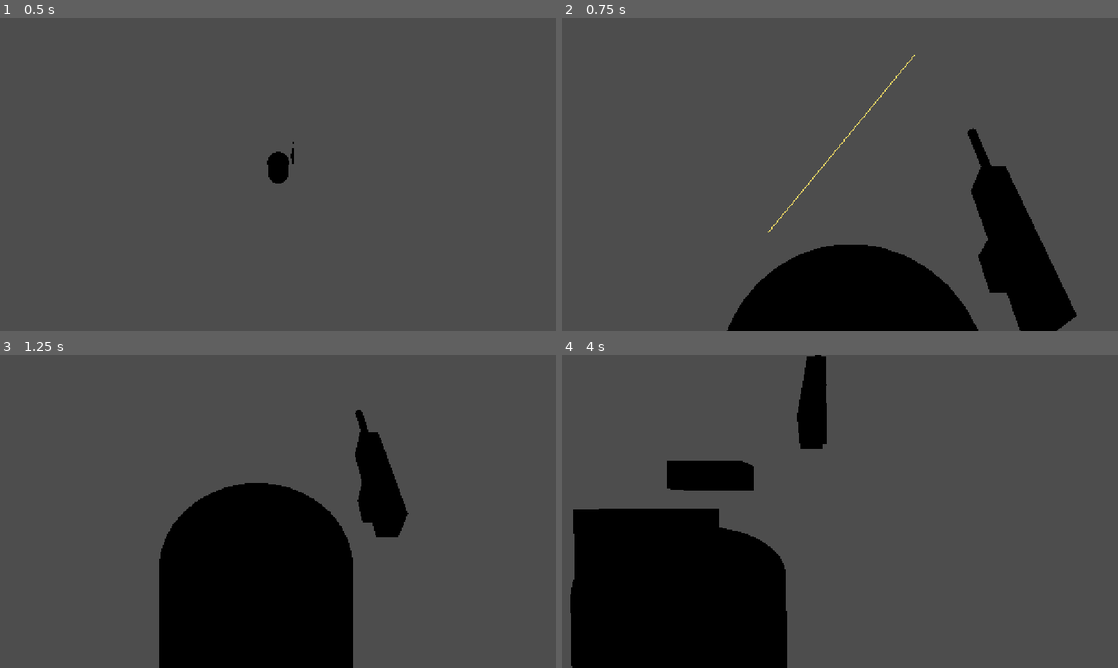
Above: before the commit, frames 1-4 (two rows, left to right).
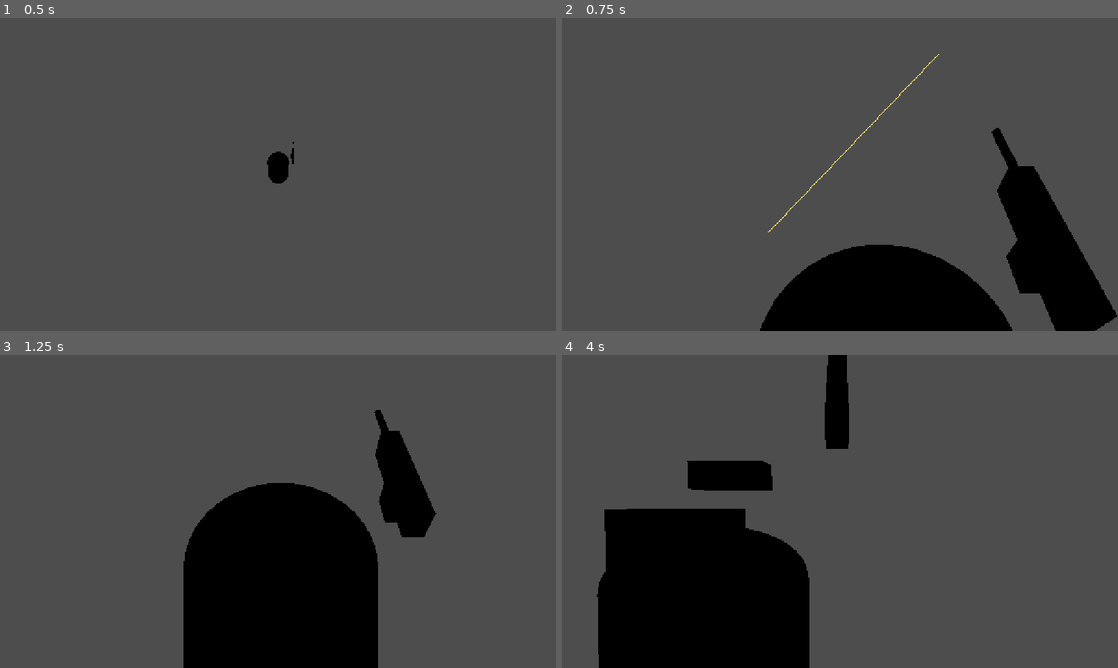
Above: after the commit, the same moments.

Repository: flaxos/Team-Discovery-Channel
Game: Godot game, scene res://scenes/entities/Player.tscn
The game is run twice, just before and just after one commit, with the same random seed, the same clock (stepped at 60 frames per second) and the same inputs. This scene is started directly instead of the project's main scene. Sound files missing from this copy of the repository are replaced by a short silence.
Inputs (mouse positions are in pixels of both pictures, inside the frame that each line leads up to):
- Up to frame 1 (0.5 s): no input
- Up to frame 2 (0.75 s): tap Enter at 0.5 s; move the mouse to (962, 158) at 0.52 s; hold D (move_right) from 0.53 s (still down); hold Right mouse button (aim) from 0.53 s (still down); click (962, 158) at 0.67 s
- Up to frame 3 (1.25 s): keep holding D (move_right); keep holding Right mouse button (aim)
- Up to frame 4 (4 s): move the mouse to (812, 511) at 1.27 s; release D (move_right) at 1.28 s; release Right mouse button (aim) at 1.28 s; hold W (move_up) 1.28-2.03 s; right-click (812, 511) at 1.35 s; click (812, 511) at 1.42 s; move the mouse to (895, 442) at 2.02 s; hold D (move_right) 2.03-2.75 s; hold C (crouch) 2.03-2.75 s; click (895, 442) at 2.17 s; right-click (895, 442) at 2.3 s; drag from (812, 574) to (673, 464) at 2.77 s; move the mouse to (1006, 558) at 3.52 s; hold A (move_left) from 3.53 s (still down); hold Right mouse button (aim) from 3.53 s (still down); tap G (gadget) at 3.6 s; click (1006, 558) at 3.67 s

Frame 1 is identical in both runs. In frame 2, 9.8% of the frame differs, in the area x 29-100%, y 11-100%; in frame 3, 8.2%; in frame 4, 7.9%.

Commit message:
feat(sprint19): windowed cursor confinement, ADS mouse wheel zoom & proximity player fade

Diff:
--- a/client/scripts/entities/PlayerController3D.gd
+++ b/client/scripts/entities/PlayerController3D.gd
@@ -74,6 +74,20 @@
 @export var ads_cam_pitch_deg: float = -1.5
 var ads_pitch_rad: float = 0.0
 var current_locked_aim_y: float = 0.0
+
+# Sprint 19: ADS Mouse Scroll Zoom & Near-FPS View
+@export var ads_zoom_distance: float = 1.65 # Default Wildlands over-shoulder distance (0.35m to 2.6m)
+const ADS_MIN_ZOOM: float = 0.35 # Near-FPS sightline
+const ADS_MAX_ZOOM: float = 2.60 # Wide tactical pan view
+const ADS_ZOOM_STEP: float = 0.20 # Distance step per mouse wheel notch
+
+# Sprint 19: Dynamic Proximity Transparency / Fade on Player Model
+var original_visual_materials: Dictionary = {}
+var current_player_alpha: float = 1.0
+
+# Sprint 19: Windowed Mode Mouse Cursor Confinement
+var is_window_focused: bool = true
+var current_mouse_mode: int = Input.MOUSE_MODE_CONFINED_HIDDEN
 @export var auto_y_aim_enabled: bool = true
 var is_crouch_toggled: bool = false
 var active_c4_timer_mode: int = 0  # 0: Remote, 1: 5s, 2: 10s, 3: 30s
@@ -118,8 +132,21 @@
 		$MultiplayerSynchronizer.set_multiplayer_authority(peer_id)
 
 
+func _notification(what: int) -> void:
+	if what == NOTIFICATION_APPLICATION_FOCUS_OUT or what == NOTIFICATION_WM_WINDOW_FOCUS_OUT:
+		is_window_focused = false
+		if is_local_authority:
+			current_mouse_mode = Input.MOUSE_MODE_VISIBLE
+			Input.mouse_mode = Input.MOUSE_MODE_VISIBLE
+	elif what == NOTIFICATION_APPLICATION_FOCUS_IN or what == NOTIFICATION_WM_WINDOW_FOCUS_IN:
+		is_window_focused = true
+		if is_local_authority and not _is_ui_modal_open():
+			_update_mouse_mode()
+
+
 func _exit_tree() -> void:
 	_restore_all_occluded_nodes()
+	_restore_visual_materials()
 
 
 func _ready() -> void:
@@ -131,6 +158,8 @@
 
 	_setup_replication()
 	_apply_class_profile(class_id)
+	_setup_visual_materials()
+	_update_mouse_mode()
 
 	if nameplate != null:
 		nameplate.setup(self, is_local_authority)
@@ -225,6 +254,22 @@
 				_on_command_input_released()
 	elif event is InputEventMouseButton:
 		var mb := event as InputEventMouseButton
+		# Re-confine cursor if player clicked back into the window after losing focus
+		if mb.pressed and is_local_authority and not _is_ui_modal_open():
+			if Input.mouse_mode == Input.MOUSE_MODE_VISIBLE:
+				_update_mouse_mode()
+
+		# Sprint 19: ADS Mouse Scroll Zoom (Near-FPS <-> Wide Shoulder Pan)
+		if is_aiming_down_sights and mb.pressed:
+			if mb.button_index == MOUSE_BUTTON_WHEEL_UP:
+				ads_zoom_distance = clampf(ads_zoom_distance - ADS_ZOOM_STEP, ADS_MIN_ZOOM, ADS_MAX_ZOOM)
+				get_viewport().set_input_as_handled()
+				return
+			elif mb.button_index == MOUSE_BUTTON_WHEEL_DOWN:
+				ads_zoom_distance = clampf(ads_zoom_distance + ADS_ZOOM_STEP, ADS_MIN_ZOOM, ADS_MAX_ZOOM)
+				get_viewport().set_input_as_handled()
+				return
+
 		if mb.button_index == MOUSE_BUTTON_XBUTTON1:
 			if mb.pressed:
 				_on_command_input_pressed()
@@ -381,6 +426,8 @@
 	if nameplate != null:
 		var profile: Dictionary = SGCNetworkManager.CLASS_PROFILES.get(target_class_id, {})
 		nameplate.set_callsign(player_callsign, profile.get("name", "OPERATIVE").to_upper())
+
+	_setup_visual_materials()
 
 
 func switch_slot(slot: int) -> void:
@@ -438,8 +485,7 @@
 	# If victory / defeat / pause UI modal is open, ensure mouse is visible and suppress movement & firing
 	if _is_ui_modal_open():
 		is_aiming_down_sights = false
-		if is_local_authority and Input.mouse_mode == Input.MOUSE_MODE_CAPTURED:
-			Input.mouse_mode = Input.MOUSE_MODE_VISIBLE
+		_update_mouse_mode()
 		velocity.x = move_toward(velocity.x, 0.0, friction * delta)
 		velocity.z = move_toward(velocity.z, 0.0, friction * delta)
 		if not is_on_floor():
@@ -451,8 +497,7 @@
 	# Handle dead state
 	if health_component != null and health_component.is_dead:
 		is_aiming_down_sights = false
-		if is_local_authority and Input.mouse_mode == Input.MOUSE_MODE_CAPTURED:
-			Input.mouse_mode = Input.MOUSE_MODE_VISIBLE
+		_update_mouse_mode()
 		velocity.x = move_toward(velocity.x, 0.0, friction * delta)
 		velocity.z = move_toward(velocity.z, 0.0, friction * delta)
 		if not is_on_floor():
@@ -463,8 +508,7 @@
 	# Handle downed / bleedout state
 	if health_component != null and health_component.is_downed:
 		is_aiming_down_sights = false
-		if is_local_authority and Input.mouse_mode == Input.MOUSE_MODE_CAPTURED:
-			Input.mouse_mode = Input.MOUSE_MODE_VISIBLE
+		_update_mouse_mode()
 		if mounted_turret != null:
 			mounted_turret.dismount()
 			mounted_turret = null
@@ -476,8 +520,7 @@
 	# Handle stunned state
 	if health_component != null and health_component.is_stunned:
 		is_aiming_down_sights = false
-		if is_local_authority and Input.mouse_mode == Input.MOUSE_MODE_CAPTURED:
-			Input.mouse_mode = Input.MOUSE_MODE_VISIBLE
+		_update_mouse_mode()
 		velocity.x = move_toward(velocity.x, 0.0, friction * delta)
 		velocity.z = move_toward(velocity.z, 0.0, friction * delta)
 		if not is_on_floor():
@@ -487,15 +530,13 @@
 
 	# Check Right-Click Aim Down Sights (ADS)
 	var wants_ads: bool = Input.is_action_pressed("aim") and not is_in_cctv_mode
+	var ads_state_changed: bool = (is_aiming_down_sights != wants_ads)
 	is_aiming_down_sights = wants_ads
 
-	if is_local_authority:
-		if Input.is_action_just_pressed("aim") and wants_ads:
-			Input.mouse_mode = Input.MOUSE_MODE_CAPTURED
-		elif Input.is_action_just_released("aim") or not wants_ads:
-			if Input.mouse_mode == Input.MOUSE_MODE_CAPTURED:
-				Input.mouse_mode = Input.MOUSE_MODE_VISIBLE
-				current_iso_pan_yaw = rotation.y
+	if is_local_authority and ads_state_changed:
+		_update_mouse_mode()
+		if not wants_ads:
+			current_iso_pan_yaw = rotation.y
 
 	# Radial Squad Command Wheel hold threshold (>= 200ms)
 	if is_holding_command_input and not is_command_wheel_open:
@@ -676,9 +717,11 @@
 
 	if camera != null:
 		# Isometric position: (0, current_iso_cam_y, 7.0)
-		# ADS over-shoulder position: ads_cam_offset - Ghost Recon: Wildlands style
+		# ADS over-shoulder position: dynamic ads_cam_pos based on ads_zoom_distance (0.35m to 2.6m)
 		var iso_cam_pos := Vector3(0.0, current_iso_cam_y, 7.0)
-		var ads_cam_pos := ads_cam_offset
+		var zoom_t: float = clampf((ads_zoom_distance - ADS_MIN_ZOOM) / (ADS_MAX_ZOOM - ADS_MIN_ZOOM), 0.0, 1.0)
+		var target_ads_x: float = lerpf(0.28, 0.55, zoom_t)
+		var ads_cam_pos := Vector3(target_ads_x, ads_cam_offset.y, ads_zoom_distance)
 		camera.position = iso_cam_pos.lerp(ads_cam_pos, ads_blend)
 
 		# Pitch angle: -60° (tactical isometric) <-> Ghost Recon Wildlands over-shoulder level sightline
@@ -691,10 +734,14 @@
 		if not is_aiming_down_sights:
 			ads_pitch_rad = move_toward(ads_pitch_rad, 0.0, 4.0 * delta)
 
-		# FOV: 55.0° (wide tactical) <-> 50.0° (Ghost Recon semi-scoped clarity)
-		camera.fov = lerpf(55.0, 50.0, ads_blend)
-
-	# 3. Dynamic Wall & Structure Occlusion Fade
+		# FOV: 55.0° (wide tactical isometric) <-> 44.0°-54.0° (near-FPS to wide shoulder ADS)
+		var target_ads_fov: float = lerpf(44.0, 54.0, zoom_t)
+		camera.fov = lerpf(55.0, target_ads_fov, ads_blend)
+
+	# 3. Dynamic Player Model Proximity Fade
+	_update_proximity_fade(delta)
+
+	# 4. Dynamic Wall & Structure Occlusion Fade
 	_update_wall_occlusion()
 
 
@@ -787,6 +834,104 @@
 			elif "material_override" in node:
 				node.set("material_override", orig_mat)
 	occluded_nodes.clear()
+
+
+func _update_mouse_mode() -> void:
+	if not is_local_authority:
+		return
+
+	var target_mode: int = Input.MOUSE_MODE_CONFINED_HIDDEN
+	if not is_window_focused or _is_ui_modal_open():
+		target_mode = Input.MOUSE_MODE_VISIBLE
+	elif health_component != null and (health_component.is_dead or health_component.is_downed or health_component.is_stunned):
+		target_mode = Input.MOUSE_MODE_VISIBLE
+	elif is_in_cctv_mode:
+		target_mode = Input.MOUSE_MODE_VISIBLE
+	elif is_aiming_down_sights:
+		target_mode = Input.MOUSE_MODE_CAPTURED
+	else:
+		target_mode = Input.MOUSE_MODE_CONFINED_HIDDEN
+
+	current_mouse_mode = target_mode
+	Input.mouse_mode = target_mode
+
+
+func _setup_visual_materials() -> void:
+	original_visual_materials.clear()
+	var visuals := get_node_or_null("Visuals") as Node3D
+	if visuals == null:
+		return
+	_collect_mesh_instances(visuals)
+
+
+func _collect_mesh_instances(parent: Node) -> void:
+	for child: Node in parent.get_children():
+		if child is MeshInstance3D:
+			var mi := child as MeshInstance3D
+			var orig: Material = null
+			if mi.material_override != null and not mi.material_override.has_meta("is_proximity_fade_mat"):
+				orig = mi.material_override
+			elif mi.get_surface_override_material(0) != null:
+				orig = mi.get_surface_override_material(0)
+			elif mi.mesh != null and mi.mesh.surface_get_material(0) != null:
+				orig = mi.mesh.surface_get_material(0)
+			original_visual_materials[mi] = orig
+		if child.get_child_count() > 0:
+			_collect_mesh_instances(child)
+
+
+func _update_proximity_fade(delta: float = 1.0) -> void:
+	if original_visual_materials.is_empty():
+		_setup_visual_materials()
+
+	var target_alpha: float = 1.0
+	if ads_blend > 0.001:
+		var t_fade: float = clampf((ads_zoom_distance - ADS_MIN_ZOOM) / (1.60 - ADS_MIN_ZOOM), 0.0, 1.0)
+		var ads_alpha: float = lerpf(0.15, 1.0, t_fade)
+		target_alpha = lerpf(1.0, ads_alpha, ads_blend)
+
+	current_player_alpha = move_toward(current_player_alpha, target_alpha, 8.0 * delta)
+
+	var mesh_keys: Array = original_visual_materials.keys()
+	if current_player_alpha >= 0.999:
+		for mi_obj: Variant in mesh_keys:
+			var mi := mi_obj as MeshInstance3D
+			if mi != null and is_instance_valid(mi):
+				if mi.material_override != null and mi.material_override.has_meta("is_proximity_fade_mat"):
+					mi.material_override = original_visual_materials.get(mi, null) as Material
+		return
+
+	for mi_obj: Variant in mesh_keys:
+		var mi := mi_obj as MeshInstance3D
+		if mi != null and is_instance_valid(mi):
+			var base_mat: Material = original_visual_materials.get(mi, null) as Material
+			var fade_mat: StandardMaterial3D = null
+
+			if mi.material_override != null and mi.material_override.has_meta("is_proximity_fade_mat"):
+				fade_mat = mi.material_override as StandardMaterial3D
+			else:
+				if base_mat is StandardMaterial3D:
+					fade_mat = (base_mat as StandardMaterial3D).duplicate() as StandardMaterial3D
+				else:
+					fade_mat = StandardMaterial3D.new()
+					if base_mat != null and "albedo_color" in base_mat:
+						fade_mat.albedo_color = base_mat.get("albedo_color") as Color
+				fade_mat.set_meta("is_proximity_fade_mat", true)
+				fade_mat.transparency = BaseMaterial3D.TRANSPARENCY_ALPHA
+				mi.material_override = fade_mat
+
+			if fade_mat != null:
+				fade_mat.albedo_color.a = current_player_alpha
+
+
+func _restore_visual_materials() -> void:
+	var mesh_keys: Array = original_visual_materials.keys()
+	for mi_obj: Variant in mesh_keys:
+		var mi := mi_obj as MeshInstance3D
+		if mi != null and is_instance_valid(mi):
+			var orig_mat: Material = original_visual_materials.get(mi, null) as Material
+			mi.material_override = orig_mat
+	current_player_alpha = 1.0
 
 
 func add_screen_shake(amount: float) -> void:
@@ -1800,9 +1945,9 @@
 func _on_died() -> void:
 	stop_dragging_body()
 	_restore_all_occluded_nodes()
+	_restore_visual_materials()
 	is_aiming_down_sights = false
-	if is_local_authority:
-		Input.mouse_mode = Input.MOUSE_MODE_VISIBLE
+	_update_mouse_mode()
 	player_died.emit(peer_id)
 	print("Player %d has fallen in combat." % peer_id)
 
@@ -1820,9 +1965,9 @@
 	print("Player %d disintegrated by Zat'nik'tel!" % peer_id)
 	stop_dragging_body()
 	_restore_all_occluded_nodes()
+	_restore_visual_materials()
 	is_aiming_down_sights = false
-	if is_local_authority:
-		Input.mouse_mode = Input.MOUSE_MODE_VISIBLE
+	_update_mouse_mode()
 	player_died.emit(peer_id)
 	var flash := OmniLight3D.new()
 	flash.light_color = Color(0.2, 0.6, 1.0)
@@ -1954,6 +2099,8 @@
 	ads_blend = 0.0
 	current_iso_cam_y = 12.0
 	current_iso_pan_yaw = 0.0
+	_restore_visual_materials()
+	_update_mouse_mode()
 	if camera_rig != null:
 		camera_rig.global_position = global_position
 		camera_rig.rotation = Vector3.ZERO
--- a/client/scripts/ui/HUD.gd
+++ b/client/scripts/ui/HUD.gd
@@ -211,10 +211,12 @@
 
 
 func _on_keybindings_modal_closed() -> void:
-	if local_player != null and local_player.is_aiming_down_sights:
+	if local_player != null and local_player.has_method("_update_mouse_mode"):
+		local_player._update_mouse_mode()
+	elif local_player != null and local_player.is_aiming_down_sights:
 		Input.mouse_mode = Input.MOUSE_MODE_CAPTURED
 	else:
-		Input.mouse_mode = Input.MOUSE_MODE_VISIBLE
+		Input.mouse_mode = Input.MOUSE_MODE_CONFINED_HIDDEN
 
 
 func toggle_pause_menu() -> void:
@@ -226,10 +228,12 @@
 	if pause_menu.visible:
 		Input.mouse_mode = Input.MOUSE_MODE_VISIBLE
 	else:
-		if local_player != null and local_player.is_aiming_down_sights:
+		if local_player != null and local_player.has_method("_update_mouse_mode"):
+			local_player._update_mouse_mode()
+		elif local_player != null and local_player.is_aiming_down_sights:
 			Input.mouse_mode = Input.MOUSE_MODE_CAPTURED
 		else:
-			Input.mouse_mode = Input.MOUSE_MODE_VISIBLE
+			Input.mouse_mode = Input.MOUSE_MODE_CONFINED_HIDDEN
 
 
 func _on_master_slider_changed(value: float) -> void:
--- a/client/tests/test_ads_pitch_alignment.gd
+++ b/client/tests/test_ads_pitch_alignment.gd
@@ -56,6 +56,7 @@
 	elif ticks == 4:
 		# TEST 2: Vertical Mouse Motion ADS Pitch Control
 		print("[TEST 2/4] Testing Vertical Mouse Motion Pitching (Looking Up & Down)...")
+		player.is_aiming_down_sights = true
 		# Simulate moving mouse up (negative relative Y in screen space -> pitches camera UP)
 		var mouse_up := InputEventMouseMotion.new()
 		mouse_up.relative = Vector2(0, -100)
@@ -80,6 +81,7 @@
 	elif ticks == 6:
 		# TEST 3: 3D Raycast Sightline Aim Target in ADS
 		print("[TEST 3/4] Testing 3D Raycast Aiming in ADS Mode...")
+		player.is_aiming_down_sights = true
 		player.ads_pitch_rad = 0.0
 		player._update_camera_and_occlusion(0.016)
 
--- /dev/null
+++ b/client/tests/test_sprint19_zoom_fade_cursor.gd
@@ -0,0 +1,219 @@
+extends SceneTree
+## Test Suite: Sprint 19 - Windowed Mode Cursor Confinement, ADS Mouse Scroll Zoom & Proximity Player Fade.
+## Validates:
+##  1. Cursor Confinement: CONFINED_HIDDEN in isometric, CAPTURED in ADS, VISIBLE in UI modal/pause.
+##  2. Window Focus Management: Releasing cursor to VISIBLE on focus loss, re-confining on focus in or click.
+##  3. ADS Mouse Scroll Zoom: Clamped between 0.35m (near-FPS) and 2.60m (wide shoulder pan), FOV 44-54 deg.
+##  4. Proximity Player Transparency: Visual meshes (Body, Visor, Gear) fade to <= 0.20 alpha at near zoom.
+##  5. Weapon Model Opacity: WeaponHolder meshes remain fully opaque (alpha = 1.0) during near-FPS zoom.
+
+const GATE_ROOM_SCENE: String = "res://scenes/main/GateRoom.tscn"
+const PLAYER_SCENE: String = "res://scenes/entities/Player.tscn"
+
+var gateroom: GateRoom = null
+var player: PlayerController3D = null
+var hud: TacticalHUD = null
+var ticks: int = 0
+
+
+func _init() -> void:
+	print("\n=========================================================================")
+	print("  TEST: SPRINT 19 - CURSOR CONFINEMENT, ADS ZOOM & PROXIMITY FADE")
+	print("=========================================================================")
+
+	var scene := load(GATE_ROOM_SCENE) as PackedScene
+	assert(scene != null, "GateRoom scene must load")
+	gateroom = scene.instantiate() as GateRoom
+	root.add_child(gateroom)
+
+	var players_container := gateroom.get_node("Players") as Node3D
+	var player_res := load(PLAYER_SCENE) as PackedScene
+	player = player_res.instantiate() as PlayerController3D
+	player.name = "Player_Sprint19_Test"
+	player.peer_id = 1
+	player.is_local_authority = true
+	players_container.add_child(player)
+	player.global_position = Vector3(0.0, 0.0, 0.0)
+
+	hud = gateroom.get_node_or_null("TacticalHUD") as TacticalHUD
+	if hud != null:
+		hud.bind_local_player(player)
+
+
+func _process(_delta: float) -> bool:
+	ticks += 1
+
+	if ticks == 2:
+		# TEST 1: Cursor Confinement Modes (Isometric vs ADS vs Modal)
+		print("[TEST 1/5] Verifying Windowed Mode Cursor Confinement...")
+		player.is_aiming_down_sights = false
+		player._update_mouse_mode()
+		assert(player.current_mouse_mode == Input.MOUSE_MODE_CONFINED_HIDDEN,
+			"Isometric mode must confine and hide system cursor (got %d)" % player.current_mouse_mode)
+		print("  Isometric cursor mode: CONFINED_HIDDEN (Confirmed)")
+
+		# Switch to ADS
+		player.is_aiming_down_sights = true
+		player._update_mouse_mode()
+		assert(player.current_mouse_mode == Input.MOUSE_MODE_CAPTURED,
+			"ADS mode must capture mouse for Wildlands pitch/yaw (got %d)" % player.current_mouse_mode)
+		print("  ADS cursor mode: CAPTURED (Confirmed)")
+
+		# Release ADS
+		player.is_aiming_down_sights = false
+		player._update_mouse_mode()
+		assert(player.current_mouse_mode == Input.MOUSE_MODE_CONFINED_HIDDEN,
+			"Releasing ADS must restore CONFINED_HIDDEN (got %d)" % player.current_mouse_mode)
+
+		# Open Pause Menu
+		if hud != null and hud.pause_menu != null:
+			hud.pause_menu.visible = true
+			player._update_mouse_mode()
+			assert(player.current_mouse_mode == Input.MOUSE_MODE_VISIBLE,
+				"Pause menu or modal must free mouse to VISIBLE (got %d)" % player.current_mouse_mode)
+			hud.pause_menu.visible = false
+			player._update_mouse_mode()
+			assert(player.current_mouse_mode == Input.MOUSE_MODE_CONFINED_HIDDEN,
+				"Closing Pause menu must restore CONFINED_HIDDEN (got %d)" % player.current_mouse_mode)
+		print("[TEST 1/5] PASS: Cursor properly confined in isometric, captured in ADS, and freed in modals.")
+
+	elif ticks == 4:
+		# TEST 2: Focus Loss and Regain
+		print("[TEST 2/5] Testing Focus Out (Alt-Tab) and Focus In / Click Recovery...")
+		player.notification(Node.NOTIFICATION_APPLICATION_FOCUS_OUT)
+		assert(player.is_window_focused == false, "Focus out must mark is_window_focused false")
+		assert(player.current_mouse_mode == Input.MOUSE_MODE_VISIBLE,
+			"Focus out must release cursor to VISIBLE (got %d)" % player.current_mouse_mode)
+		print("  Focus lost: cursor released to VISIBLE (Confirmed)")
+
+		# Simulate regaining focus
+		player.notification(Node.NOTIFICATION_APPLICATION_FOCUS_IN)
+		assert(player.is_window_focused == true, "Focus in must mark is_window_focused true")
+		assert(player.current_mouse_mode == Input.MOUSE_MODE_CONFINED_HIDDEN,
+			"Focus in must restore CONFINED_HIDDEN (got %d)" % player.current_mouse_mode)
+
+		# Simulate click inside window after losing focus
+		player.is_window_focused = false
+		player.current_mouse_mode = Input.MOUSE_MODE_VISIBLE
+		Input.mouse_mode = Input.MOUSE_MODE_VISIBLE
+		var mb_click := InputEventMouseButton.new()
+		mb_click.button_index = MOUSE_BUTTON_LEFT
+		mb_click.pressed = true
+		player.is_window_focused = true
+		player._unhandled_input(mb_click)
+		assert(player.current_mouse_mode == Input.MOUSE_MODE_CONFINED_HIDDEN,
+			"Left-clicking back into game must restore CONFINED_HIDDEN (got %d)" % player.current_mouse_mode)
+		print("[TEST 2/5] PASS: Focus loss releases cursor; focus gain or clicking window re-confines cursor.")
+
+	elif ticks == 6:
+		# TEST 3: Mouse Wheel Zoom in ADS
+		print("[TEST 3/5] Testing ADS Mouse Scroll Zoom (Near-FPS <-> Wide Shoulder Pan)...")
+		player.is_aiming_down_sights = true
+		player.ads_zoom_distance = 1.65
+
+		# Scroll UP 10 times to zoom in to near-FPS view
+		for i in range(10):
+			var wheel_up := InputEventMouseButton.new()
+			wheel_up.button_index = MOUSE_BUTTON_WHEEL_UP
+			wheel_up.pressed = true
+			player._unhandled_input(wheel_up)
+
+		assert(absf(player.ads_zoom_distance - PlayerController3D.ADS_MIN_ZOOM) < 0.001,
+			"Zooming in must clamp at ADS_MIN_ZOOM (0.35m, got %.2f)" % player.ads_zoom_distance)
+		print("  Near-FPS minimum zoom distance: %.2fm (Confirmed)" % player.ads_zoom_distance)
+
+		# Update camera to verify Near-FPS FOV and X offset
+		player.ads_blend = 1.0
+		player._update_camera_and_occlusion(0.016)
+		assert(player.camera != null, "Player camera must exist")
+		assert(absf(player.camera.fov - 44.0) < 1.0,
+			"Near-FPS FOV should tighten to ~44.0 deg (got %.2f)" % player.camera.fov)
+		assert(player.camera.position.x < 0.35,
+			"Near-FPS sightline X offset should align closer to eye center (got %.2f)" % player.camera.position.x)
+		print("  Near-FPS FOV: %.1f deg, Camera X: %.2fm (Confirmed)" % [player.camera.fov, player.camera.position.x])
+
+		# Scroll DOWN 20 times to zoom out to wide tactical shoulder pan
+		for i in range(20):
+			var wheel_down := InputEventMouseButton.new()
+			wheel_down.button_index = MOUSE_BUTTON_WHEEL_DOWN
+			wheel_down.pressed = true
+			player._unhandled_input(wheel_down)
+
+		assert(absf(player.ads_zoom_distance - PlayerController3D.ADS_MAX_ZOOM) < 0.001,
+			"Zooming out must clamp at ADS_MAX_ZOOM (2.60m, got %.2f)" % player.ads_zoom_distance)
+		print("  Wide shoulder maximum zoom distance: %.2fm (Confirmed)" % player.ads_zoom_distance)
+
+		player._update_camera_and_occlusion(0.016)
+		assert(absf(player.camera.fov - 54.0) < 1.0,
+			"Wide shoulder FOV should expand to ~54.0 deg (got %.2f)" % player.camera.fov)
+		assert(player.camera.position.x >= 0.50,
+			"Wide shoulder X offset should be ~0.55m (got %.2f)" % player.camera.position.x)
+		print("[TEST 3/5] PASS: ADS mouse scroll zoom smoothly navigates and clamps between 0.35m and 2.60m.")
+
+	elif ticks == 8:
+		# TEST 4: Proximity Transparency on Player Model ($Visuals)
+		print("[TEST 4/5] Testing Near-Camera Player Model Proximity Fade...")
+		player.is_aiming_down_sights = true
+		player.ads_blend = 1.0
+		player.ads_zoom_distance = PlayerController3D.ADS_MIN_ZOOM # 0.35m near-FPS sightline
+
+		# Step proximity fade
+		for step in range(5):
+			player._update_proximity_fade(1.0)
+
+		assert(player.current_player_alpha <= 0.20,
+			"Operative alpha must fade to <= 0.20 when camera is at 0.35m (got %.2f)" % player.current_player_alpha)
+		print("  Near-FPS player alpha: %.2f (Translucent fade active)" % player.current_player_alpha)
+
+		# Check body and visor mesh materials
+		var body := player.get_node_or_null("Visuals/BodyMesh") as MeshInstance3D
+		assert(body != null, "BodyMesh must exist")
+		assert(body.material_override != null, "BodyMesh must have material override during fade")
+		var body_mat := body.material_override as StandardMaterial3D
+		assert(body_mat != null, "Fade material must be StandardMaterial3D")
+		assert(body_mat.transparency == BaseMaterial3D.TRANSPARENCY_ALPHA, "Fade material must use alpha transparency")
+		assert(body_mat.albedo_color.a <= 0.20,
+			"BodyMesh alpha must be <= 0.20 (got %.2f)" % body_mat.albedo_color.a)
+
+		# Zoom back out to 2.0m: model should return to full opacity (1.0)
+		player.ads_zoom_distance = 2.0
+		for step in range(5):
+			player._update_proximity_fade(1.0)
+
+		assert(player.current_player_alpha >= 0.99,
+			"Operative alpha must restore to 1.0 at distance >= 1.6m (got %.2f)" % player.current_player_alpha)
+		print("  Wide shoulder player alpha: %.2f (Fully opaque restored)" % player.current_player_alpha)
+		print("[TEST 4/5] PASS: Operative visual mesh cleanly fades to 15% opacity at near-FPS distance.")
+
+	elif ticks == 10:
+		# TEST 5: Weapon Model Remains 100% Opaque & Visible During Near-FPS Zoom
+		print("[TEST 5/5] Testing WeaponHolder Mesh Visibility & Opacity Independence...")
+		player.ads_zoom_distance = PlayerController3D.ADS_MIN_ZOOM
+		for step in range(5):
+			player._update_proximity_fade(1.0)
+
+		var weapon_holder := player.get_node_or_null("WeaponHolder") as Node3D
+		assert(weapon_holder != null, "WeaponHolder node must exist")
+		assert(weapon_holder.visible == true, "WeaponHolder must remain visible in near-FPS zoom")
+
+		# Check that weapon holder meshes were NOT included in player proximity fade
+		for child in weapon_holder.find_children("", "MeshInstance3D", true, false):
+			var mi := child as MeshInstance3D
+			if mi.material_override != null:
+				assert(not mi.material_override.has_meta("is_proximity_fade_mat"),
+					"Weapon mesh %s must NOT receive player proximity fade material!" % mi.name)
+		print("  WeaponHolder meshes confirmed 100% opaque and unaffected by operative proximity fade.")
+		print("[TEST 5/5] PASS: Weapon remains crisp and fully visible on lower-right sightline.")
+
+		print("\n=========================================================================")
+		print("  SPRINT 19 AUTOMATED TEST SUITE PASSED!                                 ")
+		print("  ✓ Windowed Mode Mouse Cursor Confinement (CONFINED_HIDDEN)             ")
+		print("  ✓ Focus Out/In Cursor Release and Re-Confinement                       ")
+		print("  ✓ ADS Mouse Scroll Zoom (0.35m Near-FPS <-> 2.60m Shoulder Pan)        ")
+		print("  ✓ Near-Camera Operative Model Proximity Fade (Alpha <= 0.20)            ")
+		print("  ✓ Weapon Model Opacity Independence                                    ")
+		print("=========================================================================\n")
+		quit(0)
+		return true
+
+	return false
